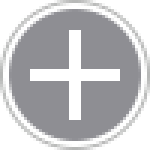
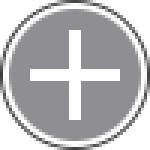
Two versions of the same layered image (150x150). Layer-by-layer changes:
painted on "Border" over [0, 0, 150, 150]
